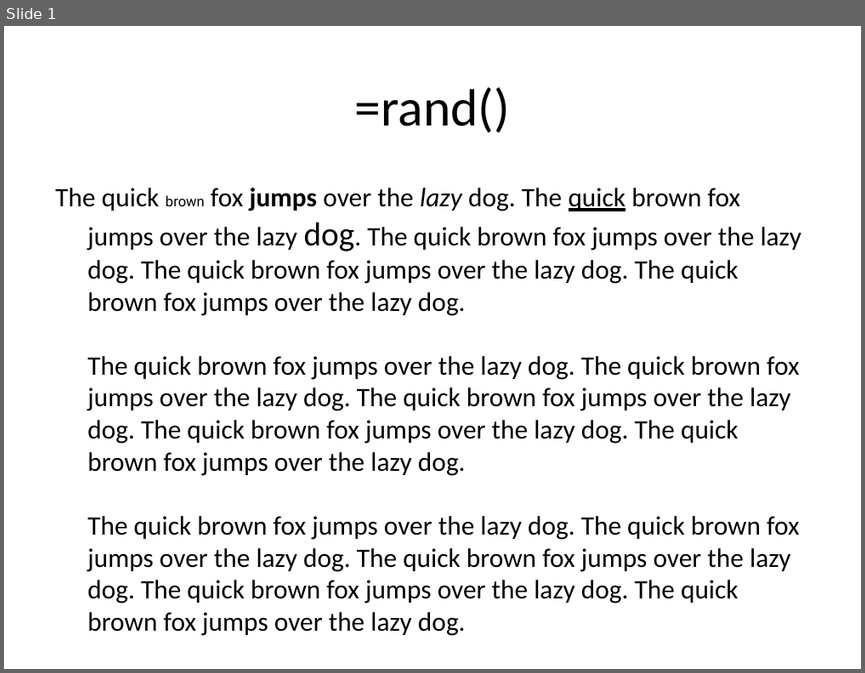
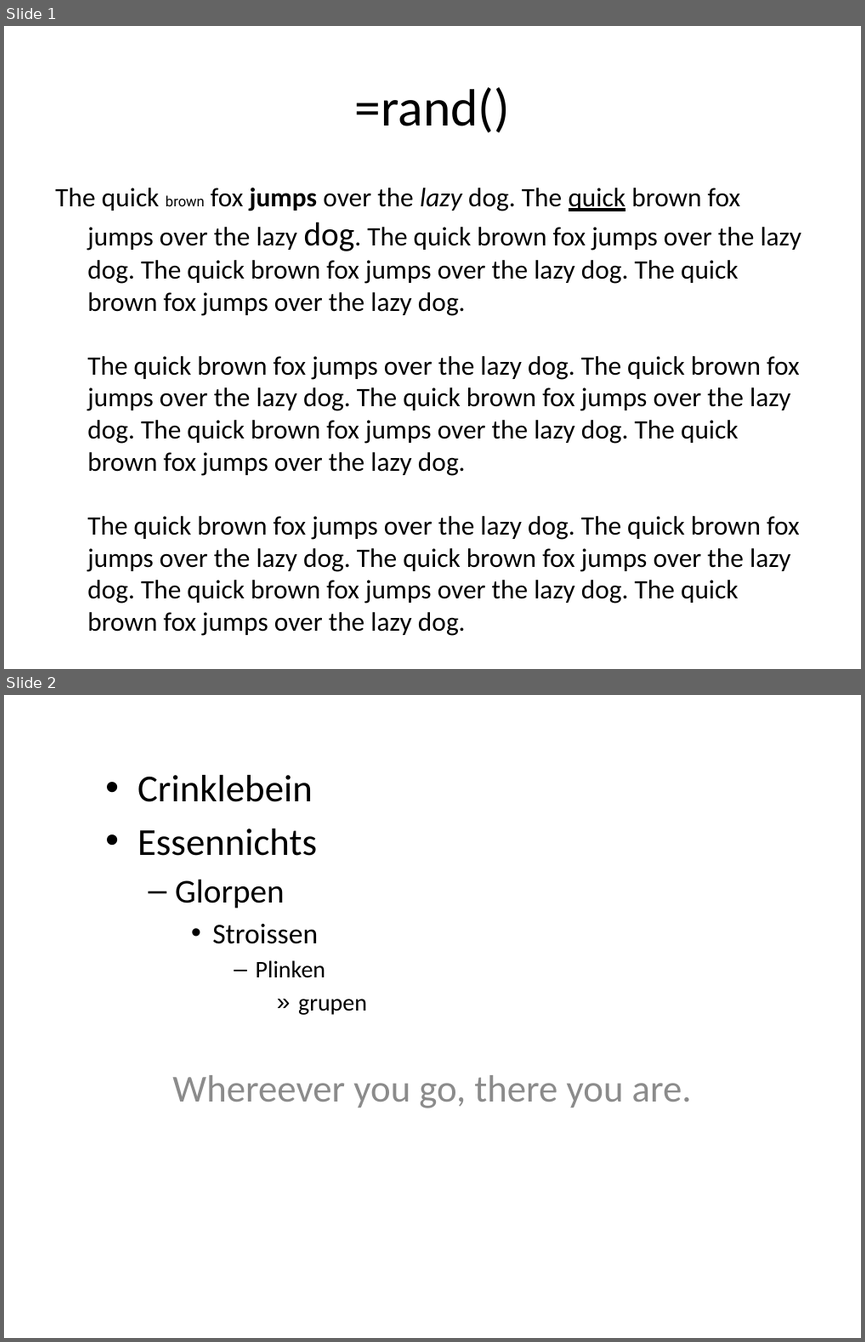
Before and after one commit to klew00/okapi, a slide deck: filters/net.sf.okapi.filters.openxml.tests/data/sampleMore.pptx. Shown one above the other, each under a label of ours: slide 1 before the commit, slides 1 and 2 after it. The pictures are 865x673 and 865x1342 pixels, drawn with LibreOffice and Linux fonts; fonts in the diff are those of the drawing. Boxes give left, top, right and bottom in pixels: in the first picture for what was removed or moved away, otherwise in the second. Text is boxed around its words. In the diff, an @@ line names an element or a change of style, - is before the commit and + after.

```diff
--- a/filters/net.sf.okapi.filters.openxml.tests/data/sampleMore.pptx
+++ b/filters/net.sf.okapi.filters.openxml.tests/data/sampleMore.pptx
@@ slide 2 added at <box>4,695,861,1338</box>, background #FFFFFF @@
@@ text added at <box>137,775,367,1015</box>, 32 pt, text #000000 @@
+• Crinklebein
+• Essennichts
+  – Glorpen
+    • Stroissen
+      – Plinken
+        » grupen
@@ subtitle added at <box>172,1075,692,1108</box>, 32 pt, text #8C8C8C @@
+Whereever you go, there you are.
```
Also in this commit, not shown: 1 other file.
